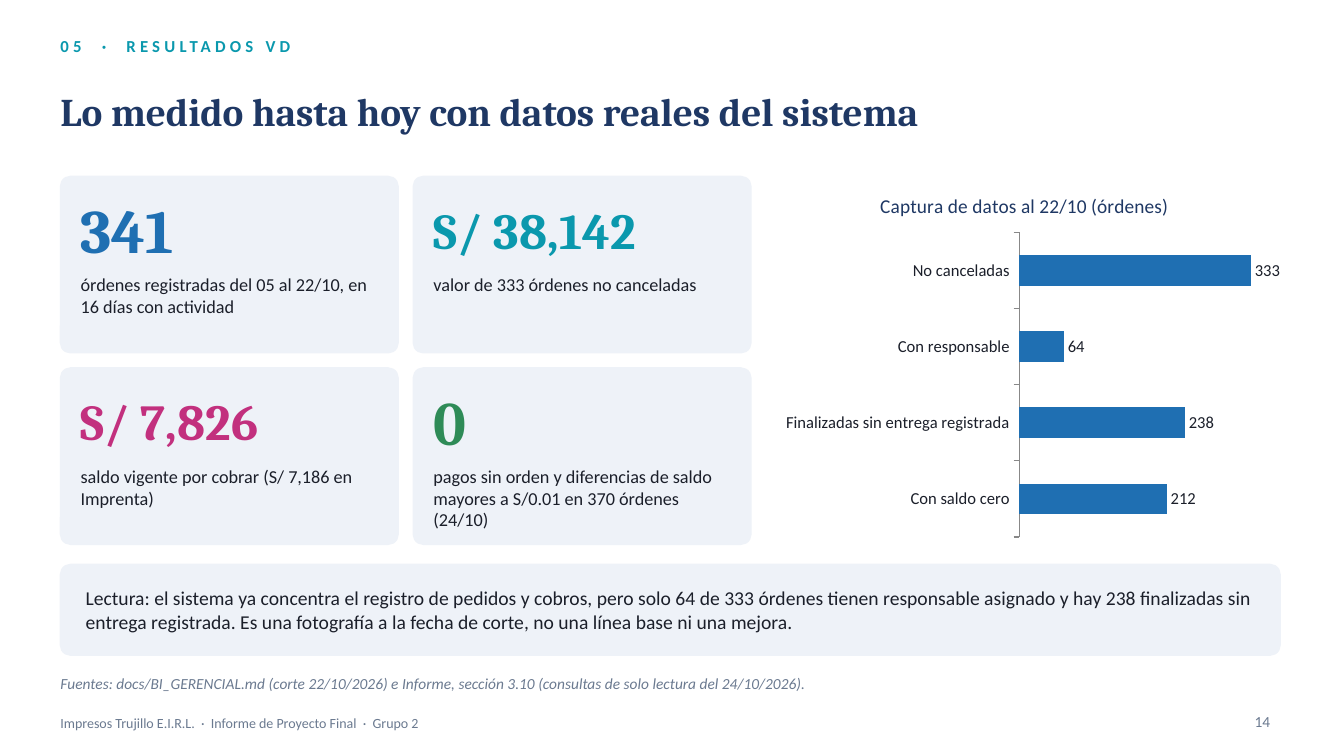
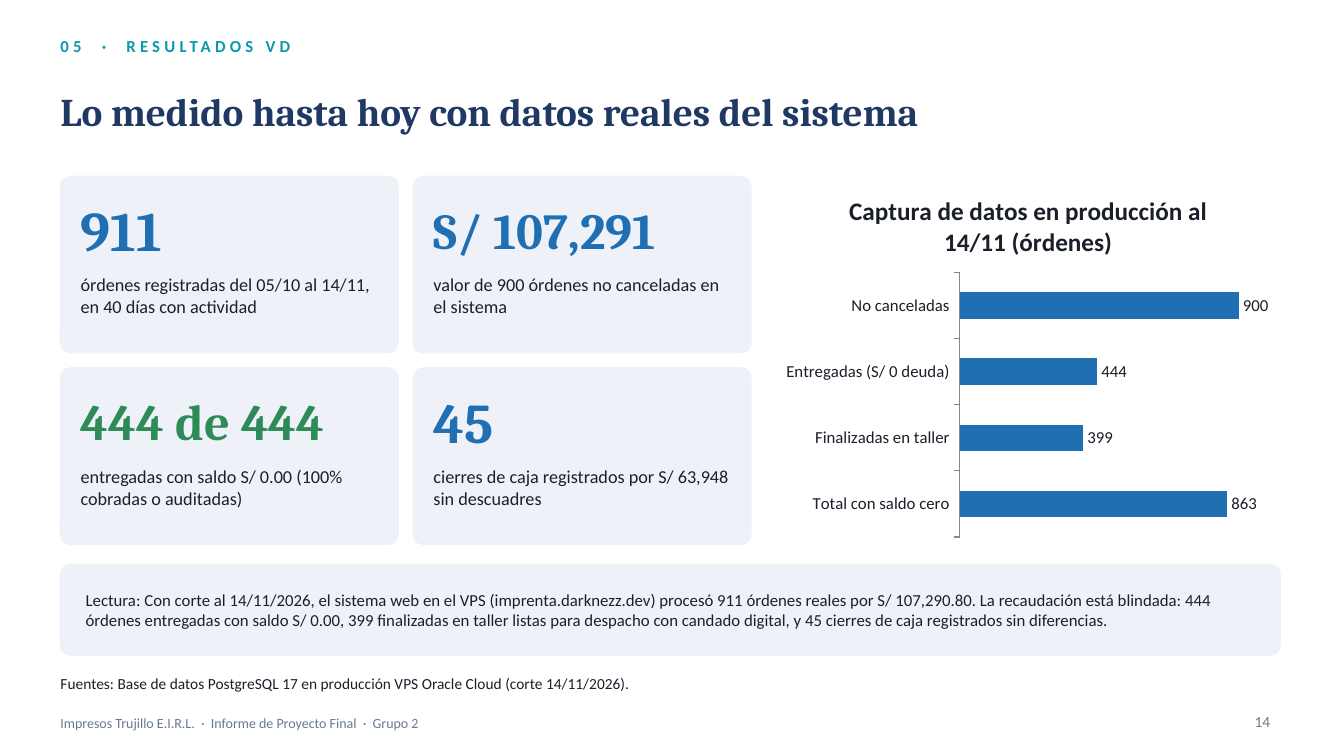
Before and after one commit to YamiDarknezz/IMPRESOS-TRUJILLO-E.I.R.L., a slide deck: slide 14 of docs/entregables/SEM13/INFORME_Impresos_Trujillo_Problema_a_Conclusiones.pptx. Drawn at 1344x756 pixels with LibreOffice and Linux fonts; fonts in the diff are those of the drawing. Boxes give left, top, right and bottom in pixels: in the first picture for what was removed or moved away, otherwise in the second. Text is boxed around its words. In the diff, an @@ line names an element or a change of style, - is before the commit and + after.

Commit message:
docs(t3): actualizar resultados VD con datos reales de produccion al 14/11 (911 ordenes, tiempos cronometrados 1:11s a 3:22s)

```diff
--- a/docs/entregables/SEM13/INFORME_Impresos_Trujillo_Problema_a_Conclusiones.pptx
+++ b/docs/entregables/SEM13/INFORME_Impresos_Trujillo_Problema_a_Conclusiones.pptx
@@ bar chart at [776, 176, 1280, 544] @@
@@ title "Captura de datos al 22/10 (órdenes)" to "Captura de datos en producción al 14/11 (órdenes)" @@
-categories: No canceladas, Con responsable, Finalizadas sin entrega registrada, Con saldo cero
+categories: No canceladas, Entregadas (S/ 0 deuda), Finalizadas en taller, Total con saldo cero
-Series 1: 333, 64, 238, 212
+Series 1: 900, 444, 399, 863
@@ text at [81, 213, 162, 252]: text changed; size 44 to 40 pt @@
-341
+911
@@ text at [433, 214, 656, 256]: text changed; text colour #0A98AD to #1F6FB2 @@
-S/ 38,142
+S/ 107,291
@@ text at [81, 278, 369, 313]: text changed @@
-órdenes registradas del 05 al 22/10, en 16 días con actividad
+órdenes registradas del 05/10 al 14/11, en 40 días con actividad
@@ text at [433, 278, 720, 313]: text changed @@
-valor de 333 órdenes no canceladas
+valor de 900 órdenes no canceladas en el sistema
@@ text at [81, 405, 325, 441]: text changed; text colour #C2307E to #2E8B57 @@
-S/ 7,826
+444 de 444
@@ text at [433, 405, 493, 444]: text changed; size 44 to 40 pt; text colour #2E8B57 to #1F6FB2 @@
-0
+45
@@ text at [81, 470, 342, 508]: text changed @@
-saldo vigente por cobrar (S/ 7,186 en Imprenta)
+entregadas con saldo S/ 0.00 (100% cobradas o auditadas)
@@ text at [433, 470, 729, 505]: text changed @@
-pagos sin orden y diferencias de saldo mayores a S/0.01 en 370 órdenes (24/10)
+cierres de caja registrados por S/ 63,948 sin descuadres
@@ text at [86, 594, 1210, 629]: text changed; size 14 to 12 pt @@
-Lectura: el sistema ya concentra el registro de pedidos y cobros, pero solo 64 de 333 órdenes tienen responsable asignado y hay 238 finalizadas sin entrega registrada. Es una fotografía a la fecha de corte, no una línea base ni una mejora.
+Lectura: Con corte al 14/11/2026, el sistema web en el VPS (imprenta.darknezz.dev) procesó 911 órdenes reales por S/ 107,290.80. La recaudación está blindada: 444 órdenes entregadas con saldo S/ 0.00, 399 finalizadas en taller listas para despacho con candado digital, y 45 cierres de caja registrados sin diferencias.
@@ text at [60, 678, 629, 692]: text changed; text colour #6B7A90 to #1B1F2A; italic off @@
-Fuentes: docs/BI_GERENCIAL.md (corte 22/10/2026) e Informe, sección 3.10 (consultas de solo lectura del 24/10/2026).
+Fuentes: Base de datos PostgreSQL 17 en producción VPS Oracle Cloud (corte 14/11/2026).
```
Also in this commit, not shown: 5 other slides changed, 11 other files.
